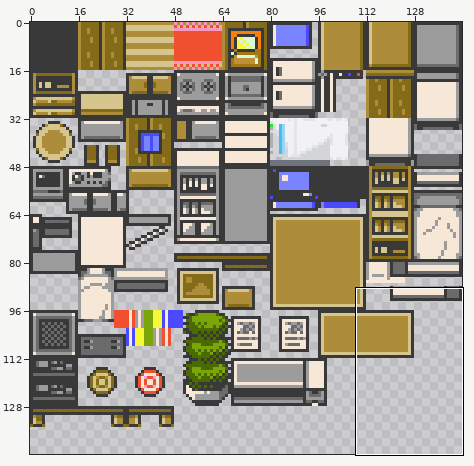
File history of a sprite sheet, P3D/Content/Textures/House.png. Above, an overview of the earlier version with the close-up marked.
Close-up. Before the commit:
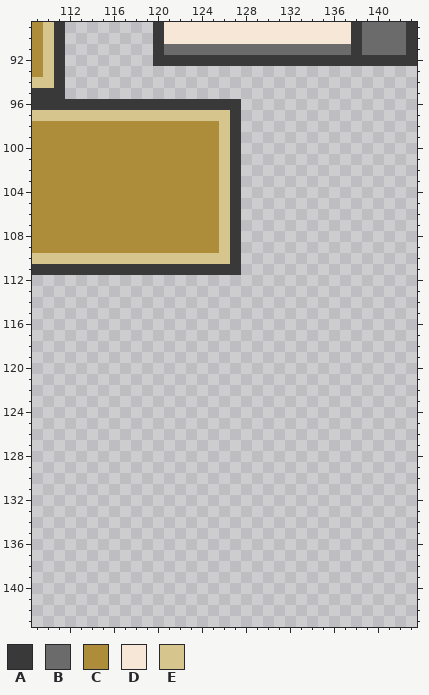
The file is 144x144 pixels. Colours within 5 levels of each other are drawn and written as one. Shown: x 109..143, y 89..143.
Palette (. is transparent): A #393939  B #6b6b6b  C #ad8c3a  D #f7e7d6  E #d6c58c
Pixels before, first column x 109:
 89 CEA........ADDDDDDDDDDDDDDDDDABBBBA
 90 CEA........ADDDDDDDDDDDDDDDDDABBBBA
 91 CEA........ABBBBBBBBBBBBBBBBBABBBBA
 92 CEA........AAAAAAAAAAAAAAAAAAAAAAAA
 93 CEA................................
 94 EEA................................
 95 AAA................................
 96 AAAAAAAAAAAAAAAAAAA................
 97 EEEEEEEEEEEEEEEEEEA................
 98 CCCCCCCCCCCCCCCCCEA................
 99 CCCCCCCCCCCCCCCCCEA................
100 CCCCCCCCCCCCCCCCCEA................
101 CCCCCCCCCCCCCCCCCEA................
102 CCCCCCCCCCCCCCCCCEA................
103 CCCCCCCCCCCCCCCCCEA................
104 CCCCCCCCCCCCCCCCCEA................
105 CCCCCCCCCCCCCCCCCEA................
106 CCCCCCCCCCCCCCCCCEA................
107 CCCCCCCCCCCCCCCCCEA................
108 CCCCCCCCCCCCCCCCCEA................
109 CCCCCCCCCCCCCCCCCEA................
110 EEEEEEEEEEEEEEEEEEA................
111 AAAAAAAAAAAAAAAAAAA................
Now the later version:
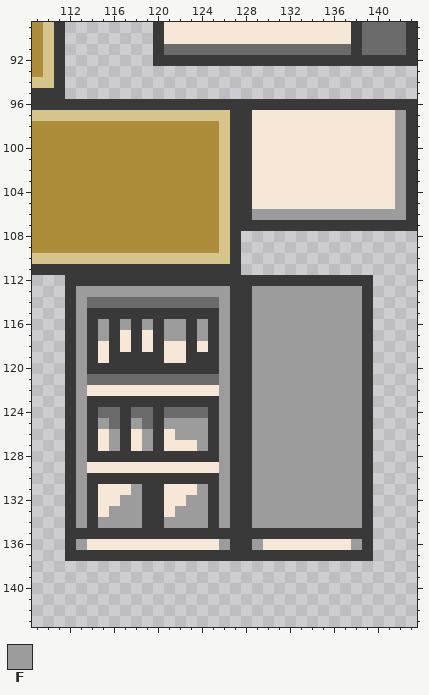
Colours new in this view: F #9c9c9c
Changes in this commit:
Changed rows in their new state; - is an unchanged pixel.
first column x 128:
 96 AAAAAAAAAAAAAAAA
 97 ADDDDDDDDDDDDDFA
 98 ADDDDDDDDDDDDDFA
 99 ADDDDDDDDDDDDDFA
100 ADDDDDDDDDDDDDFA
101 ADDDDDDDDDDDDDFA
102 ADDDDDDDDDDDDDFA
103 ADDDDDDDDDDDDDFA
104 ADDDDDDDDDDDDDFA
105 ADDDDDDDDDDDDDFA
106 AFFFFFFFFFFFFFFA
107 AAAAAAAAAAAAAAAA
first column x 112:
112 AAAAAAAAAAAAAAAAAAAAAAAAAAAA
113 AFFFFFFFFFFFFFFAAFFFFFFFFFFA
114 AFBBBBBBBBBBBBFAAFFFFFFFFFFA
115 AFAAAAAAAAAAAAFAAFFFFFFFFFFA
116 AFAFAFAFAFFAFAFAAFFFFFFFFFFA
117 AFAFADADAFFAFAFAAFFFFFFFFFFA
118 AFADADADADDADAFAAFFFFFFFFFFA
119 AFADAAAAADDAAAFAAFFFFFFFFFFA
120 AFAAAAAAAAAAAAFAAFFFFFFFFFFA
121 AFBBBBBBBBBBBBFAAFFFFFFFFFFA
122 AFDDDDDDDDDDDDFAAFFFFFFFFFFA
123 AFAAAAAAAAAAAAFAAFFFFFFFFFFA
124 AFABBABBABBBBAFAAFFFFFFFFFFA
125 AFAFBAFBAFFFFAFAAFFFFFFFFFFA
126 AFADFADFADFFFAFAAFFFFFFFFFFA
127 AFADFADFADDDFAFAAFFFFFFFFFFA
128 AFAAAAAAAAAAAAFAAFFFFFFFFFFA
129 AFDDDDDDDDDDDDFAAFFFFFFFFFFA
130 AFAAAAAAAAAAAAFAAFFFFFFFFFFA
131 AFADDDFAADDDFAFAAFFFFFFFFFFA
132 AFADDFFAADDFFAFAAFFFFFFFFFFA
133 AFADFFFAADFFFAFAAFFFFFFFFFFA
134 AFAFFFFAAFFFFAFAAFFFFFFFFFFA
135 AAAAAAAAAAAAAAAAAAAAAAAAAAAA
136 AFDDDDDDDDDDDDFAAFDDDDDDDDFA
137 AAAAAAAAAAAAAAAAAAAAAAAAAAAA
